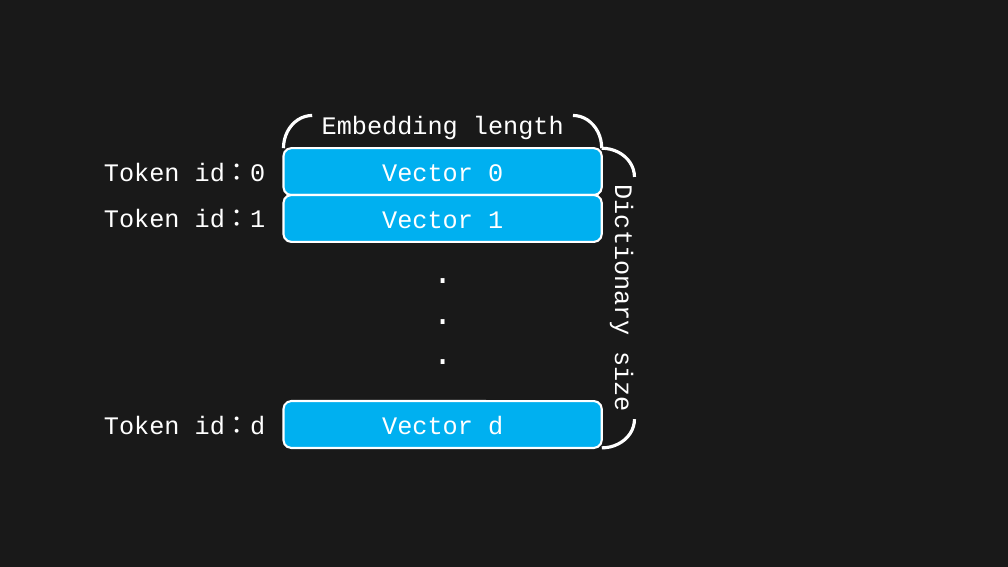
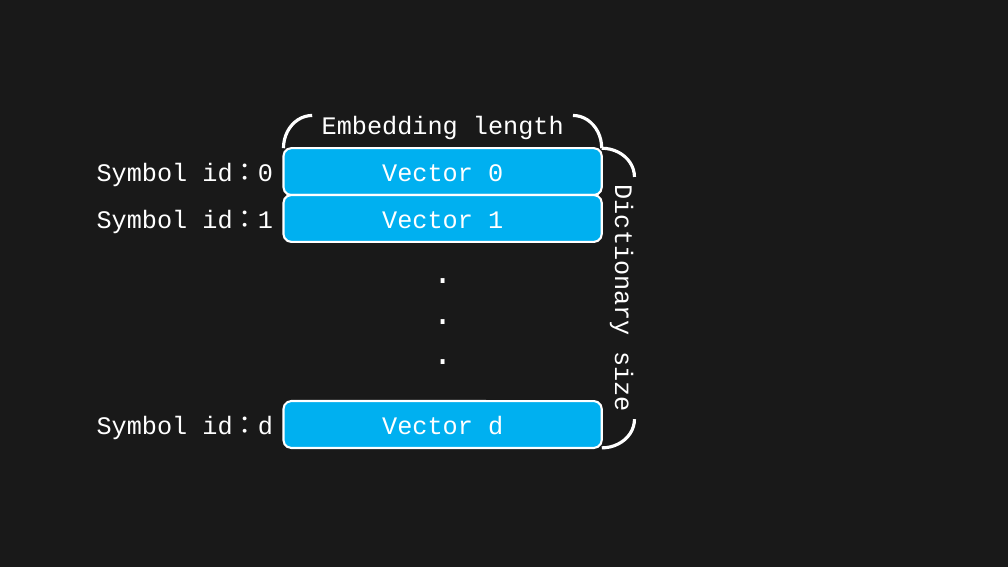
Before and after one commit to toonnyy8/PPT, a slide deck: slide 2 of Attention-is-all-you-need/image.pptx. Drawn at 1008x567 pixels with LibreOffice and Linux fonts; fonts in the diff are those of the drawing. Boxes give left, top, right and bottom in pixels: in the first picture for what was removed or moved away, otherwise in the second. Text is boxed around its words. In the diff, an @@ line names an element or a change of style, - is before the commit and + after.

```diff
--- a/Attention-is-all-you-need/image.pptx
+++ b/Attention-is-all-you-need/image.pptx
@@ text at bbox=[97, 163, 273, 187]: text changed @@
-Token id：0
+Symbol id：0
@@ text at bbox=[97, 210, 273, 234]: text changed @@
-Token id：1
+Symbol id：1
@@ text at bbox=[97, 416, 273, 440]: text changed @@
-Token id：d
+Symbol id：d
```
Also in this commit, not shown: 3 other slides changed, 5 other files.
